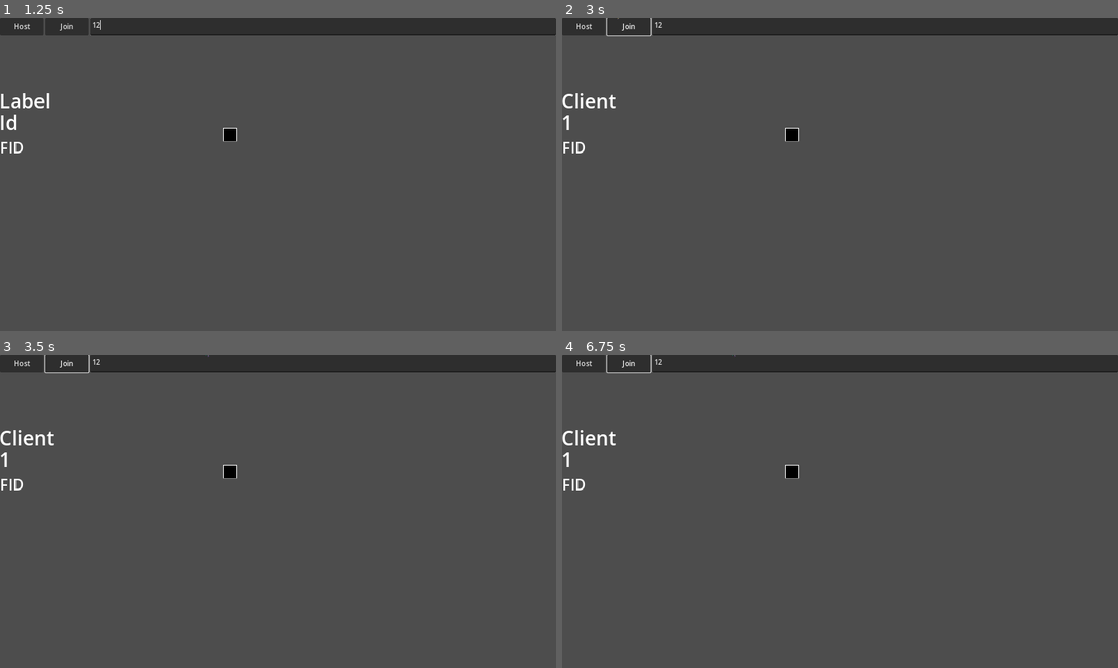
Above: before the commit, frames 1-4 (two rows, left to right).
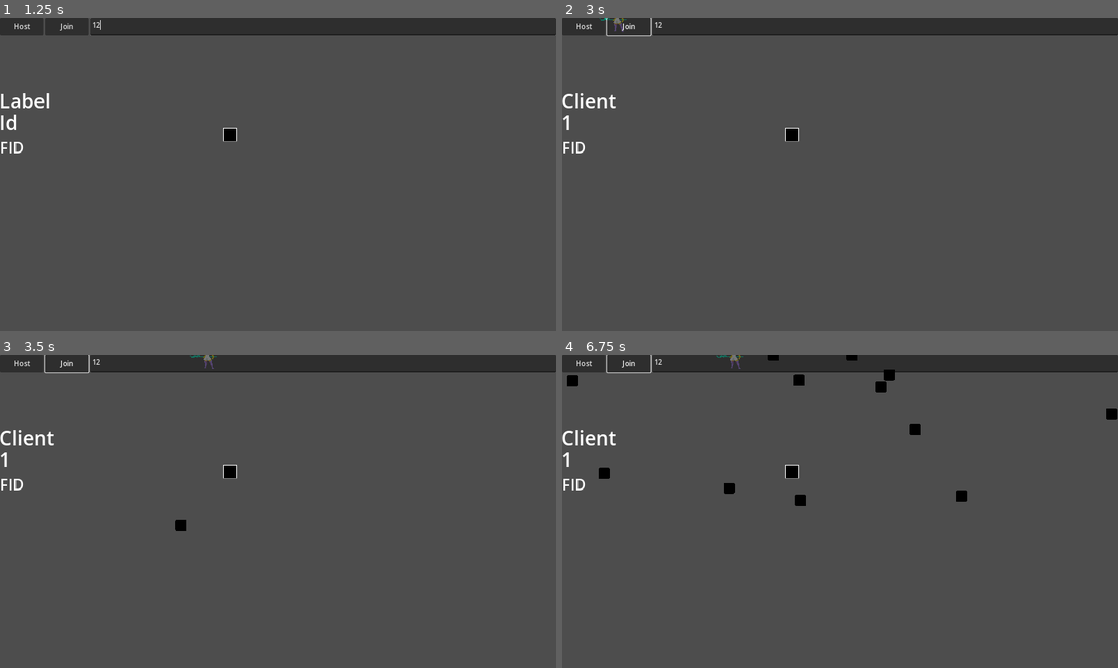
Above: after the commit, the same moments.

Repository: lokasc/rsPrototype
Game: Godot game, scene res://ver_1/game/main/game_manager.tscn
Same seed, same stepped clock (60 frames per second), same inputs: the game is played once before the commit and once after it. The engine's default icon, where the game draws it, is replaced by a stand-in: a white triangle on a blue panel in a dark square.
Inputs (mouse positions are in pixels of both pictures, inside the frame that each line leads up to):
- Up to frame 1 (1.25 s): click (322, 27) at 0.52 s; type "12" at 0.6 s
- Up to frame 2 (3 s): click "Host" at 1.25 s; click "Join" at 2 s; move the mouse to (962, 158) at 2.77 s; hold D (right) from 2.78 s (still down); click (962, 158) at 2.85 s
- Up to frame 3 (3.5 s): keep holding D (right)
- Up to frame 4 (6.75 s): move the mouse to (728, 527) at 3.52 s; release D (right) at 3.53 s; hold S (down) 3.53-4.28 s; click (728, 527) at 3.6 s; move the mouse to (895, 442) at 4.27 s; hold D (right) 4.28-5.03 s; click (895, 442) at 4.35 s; move the mouse to (812, 574) at 5.02 s; hold W (up) 5.03-5.78 s; click (812, 574) at 5.1 s; move the mouse to (1006, 558) at 5.77 s; hold A (left) from 5.78 s (still down); click (1006, 558) at 5.85 s; move the mouse to (673, 464) at 6.52 s; click (673, 464) at 6.6 s

Frame 1 is identical in both runs. In frame 2, less than 0.1% of the frame differs, in the area x 6-12%, y 0-5%; in frame 3, 0.1%; in frame 4, 0.8%, in the area x 0-100%, y 0-49%.

Commit message:
Added SM struct

Diff:
--- a/assets/map/enemy_spawner.gd
+++ b/assets/map/enemy_spawner.gd
@@ -19,8 +19,8 @@
 		$MultiplayerSpawner.add_spawnable_scene(spawn.enemy.resource_path)
 
 func _start_timer():
+	if !multiplayer.is_server(): return
 	$Timer.start()
-
 
 func _on_timer_timeout():
 	time += 1
@@ -36,8 +36,7 @@
 				while  counter < info.enemy_num:
 					var enemy_spawn = new_enemy.instantiate() as BaseEnemy
 					enemy_spawn.global_position = get_random_position()
-					enemy_spawn.target = player
-					spawn_path.add_child(enemy_spawn)
+					spawn_path.add_child(enemy_spawn, true)
 					counter += 1
 
 # Consider a different algorithm for selecting location.
--- a/assets/map/enemy_spawner.tscn
+++ b/assets/map/enemy_spawner.tscn
@@ -20,7 +20,7 @@
 [node name="Timer" type="Timer" parent="."]
 
 [node name="MultiplayerSpawner" type="MultiplayerSpawner" parent="."]
-_spawnable_scenes = PackedStringArray("")
+_spawnable_scenes = PackedStringArray("res://ver_1/character/enemy/Pest/pest.tscn")
 spawn_path = NodePath("../Enemies")
 
 [node name="Enemies" type="Node" parent="."]
--- a/ver_1/character/enemy/base_enemy.gd
+++ b/ver_1/character/enemy/base_enemy.gd
@@ -16,6 +16,8 @@
 
 # Export variables arent ready on innit
 func _enter_tree():
+	target = GameManager.Instance.players[0]
+
 	char_stats.maxhp = max_health
 	char_stats.spd = speed
 	current_health = char_stats.maxhp
--- a/ver_1/character/hero/Trebbie/trebbie.tscn
+++ b/ver_1/character/hero/Trebbie/trebbie.tscn
@@ -2,7 +2,7 @@
 
 [ext_resource type="Script" path="res://ver_1/character/hero/Trebbie/trebbie.gd" id="1_4x4su"]
 [ext_resource type="PackedScene" uid="uid://dl6n7678g0f18" path="res://ver_1/character/hero/Trebbie/trebbie_attack.tscn" id="2_psvnt"]
-[ext_resource type="Texture2D" uid="uid://h2p4t7iiyded" path="res://Sprite-0002.png" id="2_vnlid"]
+[ext_resource type="Texture2D" uid="uid://h2p4t7iiyded" path="res://trebs.png" id="2_vnlid"]
 [ext_resource type="Script" path="res://player_input.gd" id="3_tkpg3"]
 [ext_resource type="PackedScene" uid="uid://cygb46cfx7bom" path="res://ver_1/vfx/text_pop_up.tscn" id="4_ghe2d"]
 
@@ -35,12 +35,13 @@
 script = ExtResource("3_tkpg3")
 
 [node name="TrebbieAttack" parent="." instance=ExtResource("2_psvnt")]
+distance_to_center = 100.0
 
 [node name="CollisionShape2D" type="CollisionShape2D" parent="."]
 shape = SubResource("CapsuleShape2D_g3diu")
 
 [node name="Sprite2D" type="Sprite2D" parent="."]
-scale = Vector2(0.15, 0.15)
 texture = ExtResource("2_vnlid")
+offset = Vector2(-10, 0)
 
 [node name="TextPopUp" parent="." instance=ExtResource("4_ghe2d")]
--- a/ver_1/character/hero/base_hero.gd
+++ b/ver_1/character/hero/base_hero.gd
@@ -4,17 +4,22 @@
 ### Handles all gameplay logic for the player.
 # Inherit this to create new hero.
 
-
 const DECELERATION = 80
 
 @onready var input : PlayerInput = $MultiplayerSynchronizer
 
+var xp : float # not sure how we calculate xp.... is the xp_to_lvl_up exponential or fixed?
+
 @export_category("Actions")
 @export var basic_attack : BaseAbility
+
+@export_subgroup("Abilities")
 @export var ability_1 : BaseAbility
 @export var ability_2 : BaseAbility
 @export var passive : BaseAbility
 @export var ult : BaseAbility
+
+@export_subgroup("Items & Stat slots")
 @export var items : Array[BaseItem] = []
 
 var pop_up
--- a/ver_1/character/hero/template_hero.tscn
+++ b/ver_1/character/hero/template_hero.tscn
@@ -1,13 +1,9 @@
-[gd_scene load_steps=8 format=3 uid="uid://d3lp2sqrwyacp"]
+[gd_scene load_steps=7 format=3 uid="uid://d3lp2sqrwyacp"]
 
 [ext_resource type="Script" path="res://ver_1/character/hero/base_hero.gd" id="1_g61si"]
-[ext_resource type="Texture2D" uid="uid://h2p4t7iiyded" path="res://Sprite-0002.png" id="2_j8yao"]
+[ext_resource type="Texture2D" uid="uid://h2p4t7iiyded" path="res://trebs.png" id="2_j8yao"]
 [ext_resource type="Script" path="res://player_input.gd" id="3_xjkk8"]
 [ext_resource type="PackedScene" uid="uid://cygb46cfx7bom" path="res://ver_1/vfx/text_pop_up.tscn" id="4_8jjbb"]
-
-[sub_resource type="CapsuleShape2D" id="CapsuleShape2D_g3diu"]
-
-[sub_resource type="CircleShape2D" id="CircleShape2D_erm30"]
 
 [sub_resource type="SceneReplicationConfig" id="SceneReplicationConfig_6jp8r"]
 properties/0/path = NodePath("MultiplayerSynchronizer:direction")
@@ -20,10 +16,16 @@
 properties/2/spawn = true
 properties/2/replication_mode = 0
 
+[sub_resource type="CapsuleShape2D" id="CapsuleShape2D_g3diu"]
+
 [node name="TemplateHero" type="CharacterBody2D"]
 collision_layer = 2
 collision_mask = 2
 script = ExtResource("1_g61si")
+
+[node name="MultiplayerSynchronizer" type="MultiplayerSynchronizer" parent="."]
+replication_config = SubResource("SceneReplicationConfig_6jp8r")
+script = ExtResource("3_xjkk8")
 
 [node name="CollisionShape2D" type="CollisionShape2D" parent="."]
 shape = SubResource("CapsuleShape2D_g3diu")
@@ -32,17 +34,4 @@
 scale = Vector2(0.15, 0.15)
 texture = ExtResource("2_j8yao")
 
-[node name="AttackBox" type="Area2D" parent="."]
-scale = Vector2(10, 10)
-
-[node name="CollisionShape2D" type="CollisionShape2D" parent="AttackBox"]
-shape = SubResource("CircleShape2D_erm30")
-debug_color = Color(0, 0.6, 0.701961, 0.419608)
-
-[node name="MultiplayerSynchronizer" type="MultiplayerSynchronizer" parent="."]
-replication_config = SubResource("SceneReplicationConfig_6jp8r")
-script = ExtResource("3_xjkk8")
-
 [node name="TextPopUp" parent="." instance=ExtResource("4_8jjbb")]
-
-[connection signal="area_entered" from="AttackBox" to="." method="_on_attack_box_area_entered"]
--- a/ver_1/game/net_manager.gd
+++ b/ver_1/game/net_manager.gd
@@ -29,7 +29,7 @@
 # Called every frame. 'delta' is the elapsed time since the previous frame.
 func _process(delta):
 	if !multiplayer.is_server(): return
-	if !GameManager.Instance.is_game_started() && get_player_count() >= 2:
+	if !GameManager.Instance.is_game_started() && get_player_count() >= 1:
 		GameManager.Instance.start_game()
 
 func get_player_count():
@@ -58,7 +58,6 @@
 # call this function to start a game.
 func on_start_pressed():
 	pass
-
 
 func _connect_signals():
 	# Player container
--- a/ver_1/game_manager.gd
+++ b/ver_1/game_manager.gd
@@ -33,6 +33,7 @@
 func start_game():
 	time = 0
 	is_started = true
+	spawner._start_timer()
 
 func end_game():
 	is_started = false
--- a/ver_1/main.tscn
+++ /dev/null
@@ -1,33 +0,0 @@
-[gd_scene load_steps=9 format=3 uid="uid://wqvp4oaam0wu"]
-
-[ext_resource type="Script" path="res://ver_1/game_manager.gd" id="1_sjyyx"]
-[ext_resource type="PackedScene" uid="uid://woyetkfsjr7p" path="res://assets/map/level.tscn" id="2_aoe4x"]
-[ext_resource type="PackedScene" uid="uid://d0b8cqs24tfpe" path="res://camera.tscn" id="3_revoy"]
-[ext_resource type="PackedScene" uid="uid://cpkr32elxa7a8" path="res://ver_1/character/enemy/Pest/pest.tscn" id="3_t01sq"]
-[ext_resource type="PackedScene" uid="uid://d3lp2sqrwyacp" path="res://ver_1/character/hero/template_hero.tscn" id="4_c2y1a"]
-[ext_resource type="PackedScene" uid="uid://h4w7naqbhls5" path="res://assets/map/enemy_spawner.tscn" id="6_4h0jv"]
-[ext_resource type="Script" path="res://ver_1/game/spawn_info.gd" id="7_nfcco"]
-
-[sub_resource type="Resource" id="Resource_xhy3o"]
-script = ExtResource("7_nfcco")
-time_start = 0
-time_end = -1
-enemy = ExtResource("3_t01sq")
-enemy_num = 3
-enemy_spawn_delay = 2
-
-[node name="Main" type="Node2D"]
-script = ExtResource("1_sjyyx")
-
-[node name="Level" parent="." instance=ExtResource("2_aoe4x")]
-script = null
-
-[node name="Camera2D" parent="Level" instance=ExtResource("3_revoy")]
-target = NodePath("../Player")
-
-[node name="Player" parent="Level" groups=["player"] instance=ExtResource("4_c2y1a")]
-
-[node name="Pest" parent="Level" instance=ExtResource("3_t01sq")]
-
-[node name="EnemySpawner" parent="Level" instance=ExtResource("6_4h0jv")]
-spawns = Array[ExtResource("7_nfcco")]([SubResource("Resource_xhy3o")])
--- /dev/null
+++ b/ver_1/state_machine/base_state.gd
@@ -0,0 +1,20 @@
+extends Node
+class_name BaseState
+
+signal state_change
+var hero_owner : BaseHero
+
+func initialise_states(hero : BaseHero):
+	hero_owner = hero
+
+func enter():
+	pass
+
+func exit():
+	pass
+
+func update(_delta: float):
+	pass
+
+func physics_update(_delta: float):
+	pass
--- /dev/null
+++ b/ver_1/state_machine/state_machine.gd
@@ -0,0 +1,40 @@
+extends Node
+class_name StateMachine
+
+@export var initial_state : BaseState
+
+var current_state : BaseState
+var states : Dictionary = {}
+
+# Called when the node enters the scene tree for the first time.
+func _ready():
+	for child in get_children():
+		if child is BaseState:
+			states[child.name.to_lower()] = child
+			child.state_change.connect(on_state_change)
+	if initial_state:
+		initial_state.enter()
+		current_state = initial_state
+
+# Called every frame. 'delta' is the elapsed time since the previous frame.
+func _process(delta):
+	if current_state:
+		current_state.update(delta)
+
+func _physics_process(delta):
+	if current_state:
+		current_state.physics_update(delta)
+
+func on_state_change(state_old, state_new_name):
+	if state_old != current_state:
+		return
+
+	var new_state = states.get(state_new_name.to_lower())
+	if !new_state:
+		return
+
+	if current_state:
+		current_state.exit()
+
+	new_state.enter()
+	current_state = new_state
Renamed: Sprite-0002.png -> trebs.png
Not shown, changed: trebs.png.import
Not shown, changed: system.wsd
